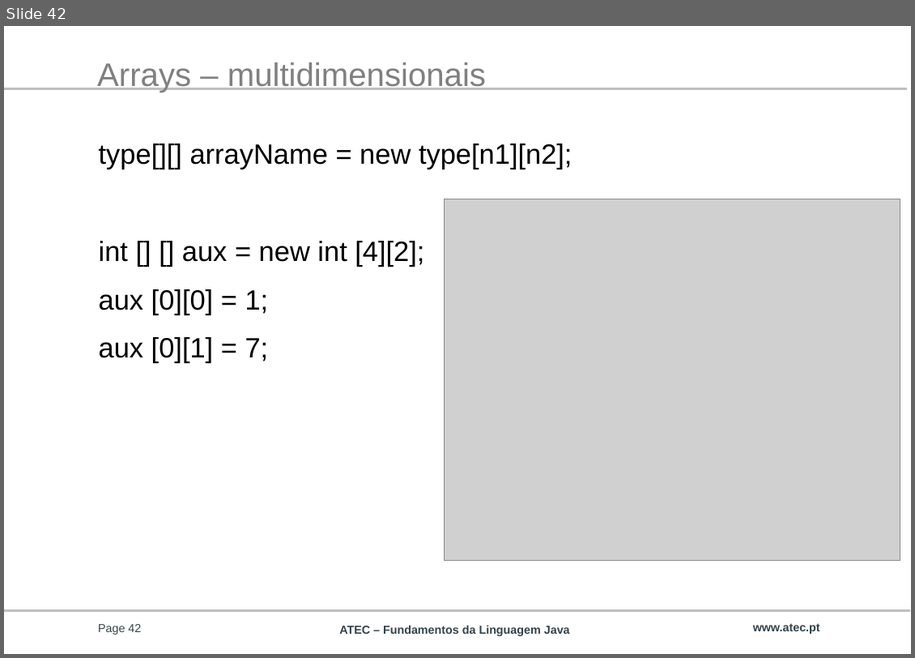
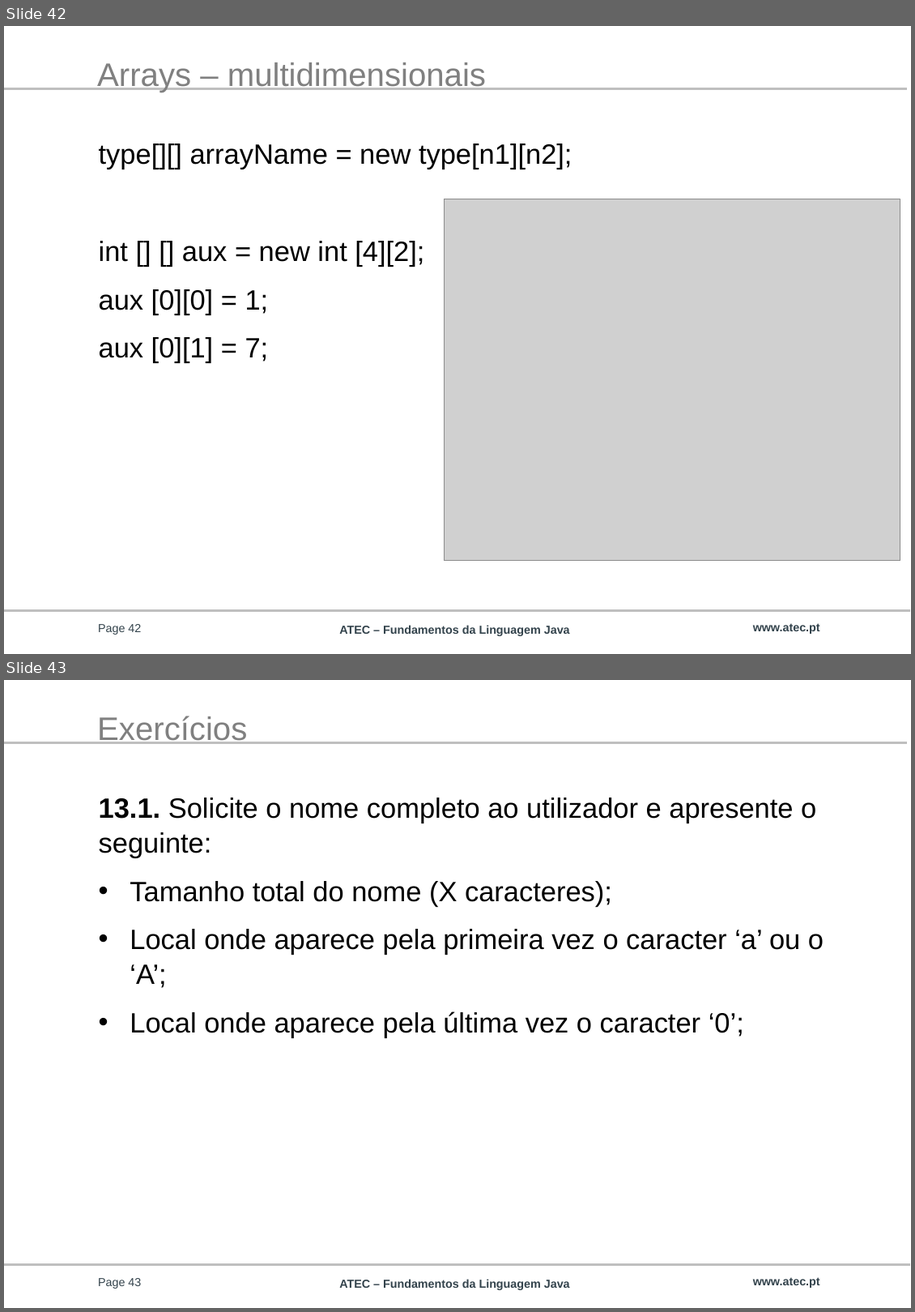
Before and after one commit to afbm08/ATEC_JAVA, a slide deck: FLG 0789.PPTX. Shown one above the other, each under a label of ours: slide 42 before the commit, slides 42 and 43 after it. The pictures are 915x658 and 915x1312 pixels, drawn with LibreOffice and Linux fonts; fonts in the diff are those of the drawing; grey boxes stand for pictures; background and template pictures are left out. Boxes give left, top, right and bottom in pixels: in the first picture for what was removed or moved away, otherwise in the second. Text is boxed around its words. In the diff, an @@ line names an element or a change of style, - is before the commit and + after.

Commit message:
Novos exercícios

```diff
--- a/FLG 0789.PPTX
+++ b/FLG 0789.PPTX
@@ slide 43 added at (x1=4, y1=680, x2=911, y2=1308), background #FFFFFF; not listed: 3 template elements that a slide beside it also shows @@
@@ title added at (x1=97, y1=716, x2=247, y2=744), 28 pt, text #808080 @@
+Exercícios
@@ text added at (x1=99, y1=797, x2=824, y2=1037), 24 pt, text #000000 @@
+13.1. Solicite o nome completo ao utilizador e apresente o seguinte:
+• Tamanho total do nome (X caracteres);
+• Local onde aparece pela primeira vez o caracter ‘a’ ou o ‘A’;
+• Local onde aparece pela última vez o caracter ‘0’;
@@ page number added at (x1=98, y1=1278, x2=141, y2=1288), 10 pt, text #33434C @@
+Page 43
@@ text added at (x1=753, y1=1277, x2=820, y2=1288), 10 pt, text #33434C, bold @@
+www.atec.pt
```
Also in this commit, not shown: 6 other slides added.
